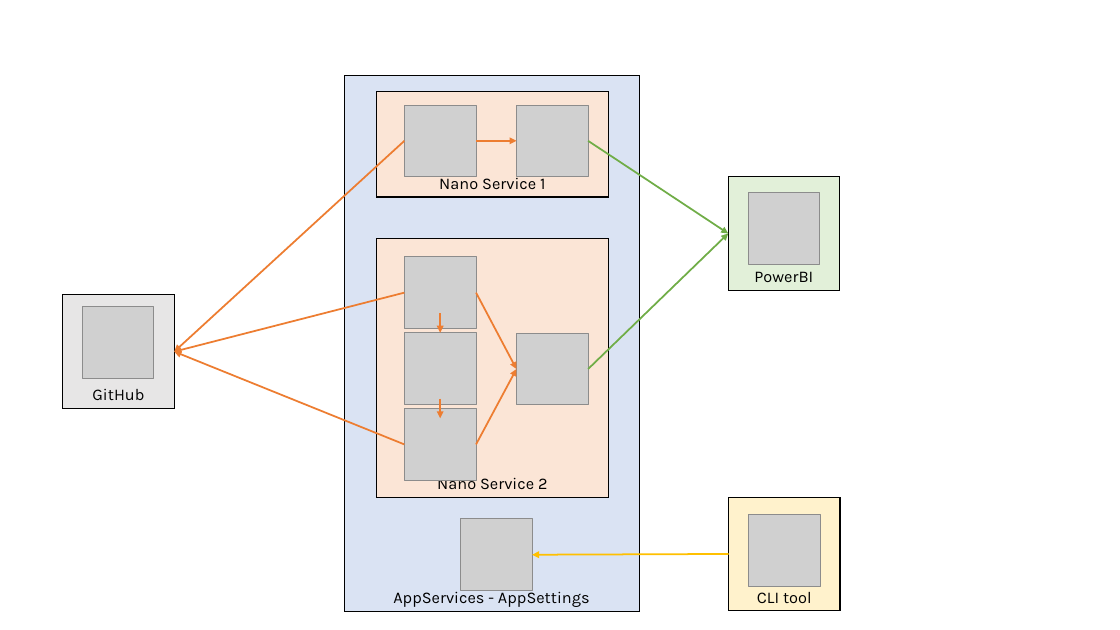
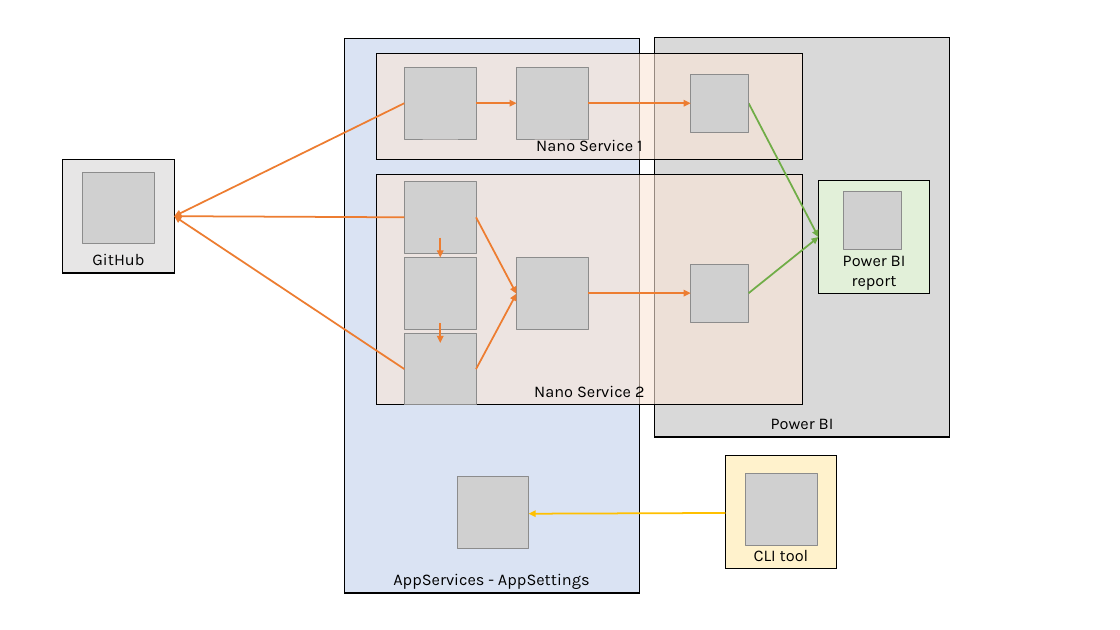
Before and after one commit to cloudbeatsch/project-lenis, a slide deck: slide 1 of diagrams/architecture.pptx. Drawn at 1120x630 pixels with LibreOffice and Linux fonts; fonts in the diff are those of the drawing; grey boxes stand for pictures. Boxes give left, top, right and bottom in pixels: in the first picture for what was removed or moved away, otherwise in the second. Text is boxed around its words. In the diff, an @@ line names an element or a change of style, - is before the commit and + after.

```diff
--- a/diagrams/architecture.pptx
+++ b/diagrams/architecture.pptx
@@ rectangle "AppServices - AppSettings": place and size @@
-rectangle "AppServices - AppSettings" at (344, 76, 639, 611)
+rectangle "AppServices - AppSettings" at (344, 38, 639, 593)
@@ rectangle "Nano Service 1" at (376, 54, 802, 160): fill #FBE5D6 to #FBE5D6 at 60% opacity @@
@@ rectangle "Nano Service 1": place and size @@
-rectangle "Nano Service 1" at (376, 92, 608, 197)
+rectangle "Nano Service 1" at (376, 54, 802, 160)
@@ rectangle added at (655, 38, 949, 438), fill #D9D9D9, outline #000000 1 pt, 14 pt, text #000000 @@
+Power BI
@@ picture added at (691, 74, 749, 132) @@
@@ arrow moved from (404, 444) - (174, 352) to (404, 103) - (174, 216) @@
@@ 2 pictures, 1 arrow: place and size @@
-2 pictures, 1 arrow at (404, 105, 588, 176)
+2 pictures, 1 arrow at (404, 67, 588, 139)
@@ arrow added from (588, 103) to (691, 103), #ED7D31 1.5 pt @@
@@ arrow moved from (588, 141) - (728, 234) to (749, 103) - (818, 237) @@
@@ rectangle "GitHub": place and size @@
-rectangle "GitHub" at (63, 295, 175, 408)
+rectangle "GitHub" at (63, 160, 175, 273)
@@ picture: place and size @@
-picture at (82, 307, 154, 378)
+picture at (82, 172, 154, 244)
@@ rectangle "Nano Service 2": place and size @@
-rectangle "Nano Service 2" at (376, 238, 608, 497)
+rectangle "Nano Service 2" at (376, 175, 802, 405)
@@ rectangle "Nano Service 2" at (376, 175, 802, 405): fill #FBE5D6 to #FBE5D6 at 60% opacity @@
@@ rectangle removed at (728, 176, 840, 290) @@
-PowerBI
@@ picture: place and size @@
-picture at (404, 408, 476, 480)
+picture at (404, 181, 476, 253)
@@ rectangle added at (818, 181, 930, 294), fill #E2F0D9, outline #000000 1 pt, 14 pt, text #000000 @@
+Power BI
+report
@@ picture: place and size @@
-picture at (749, 192, 820, 264)
+picture at (844, 192, 902, 250)
@@ arrow moved from (404, 292) - (174, 352) to (404, 369) - (174, 216) @@
@@ arrow moved from (404, 141) - (174, 352) to (404, 218) - (174, 216) @@
@@ arrow moved from (440, 399) - (440, 418) to (440, 238) - (440, 257) @@
@@ arrow moved from (476, 444) - (517, 369) to (476, 218) - (517, 294) @@
@@ arrow moved from (588, 369) - (728, 234) to (749, 293) - (818, 237) @@
@@ picture: place and size @@
-picture at (517, 334, 588, 405)
+picture at (517, 258, 588, 329)
@@ picture added at (691, 264, 749, 322) @@
@@ arrow moved from (476, 292) - (517, 369) to (476, 369) - (517, 294) @@
@@ arrow added from (588, 293) to (691, 293), #ED7D31 1.5 pt @@
@@ arrow moved from (440, 313) - (440, 333) to (440, 323) - (440, 343) @@
@@ 2 pictures, 1 rectangle, 1 arrow: place and size @@
-2 pictures, 1 rectangle, 1 arrow at (460, 497, 840, 611)
+2 pictures, 1 rectangle, 1 arrow at (457, 455, 837, 569)
```
Also in this commit, not shown: 2 other files.
